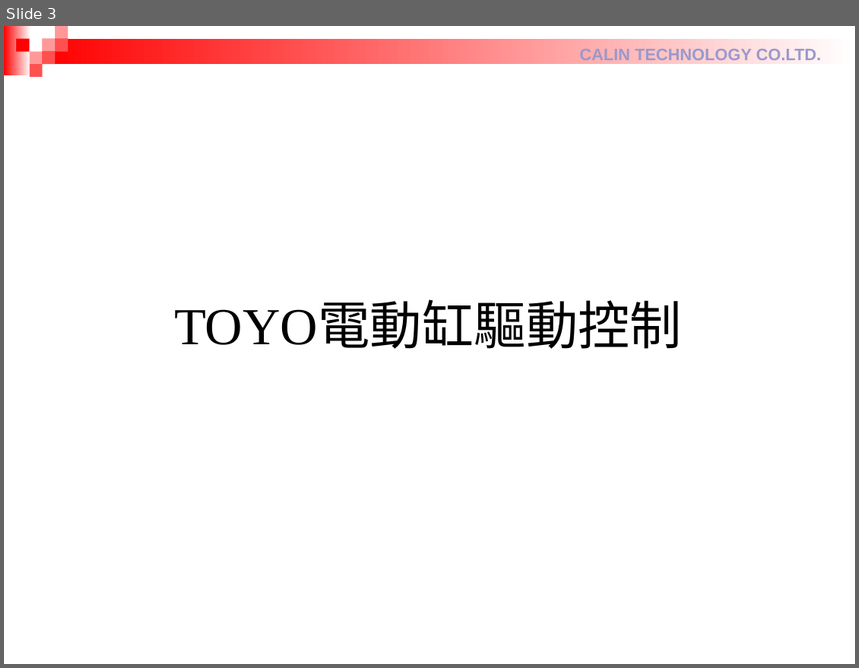
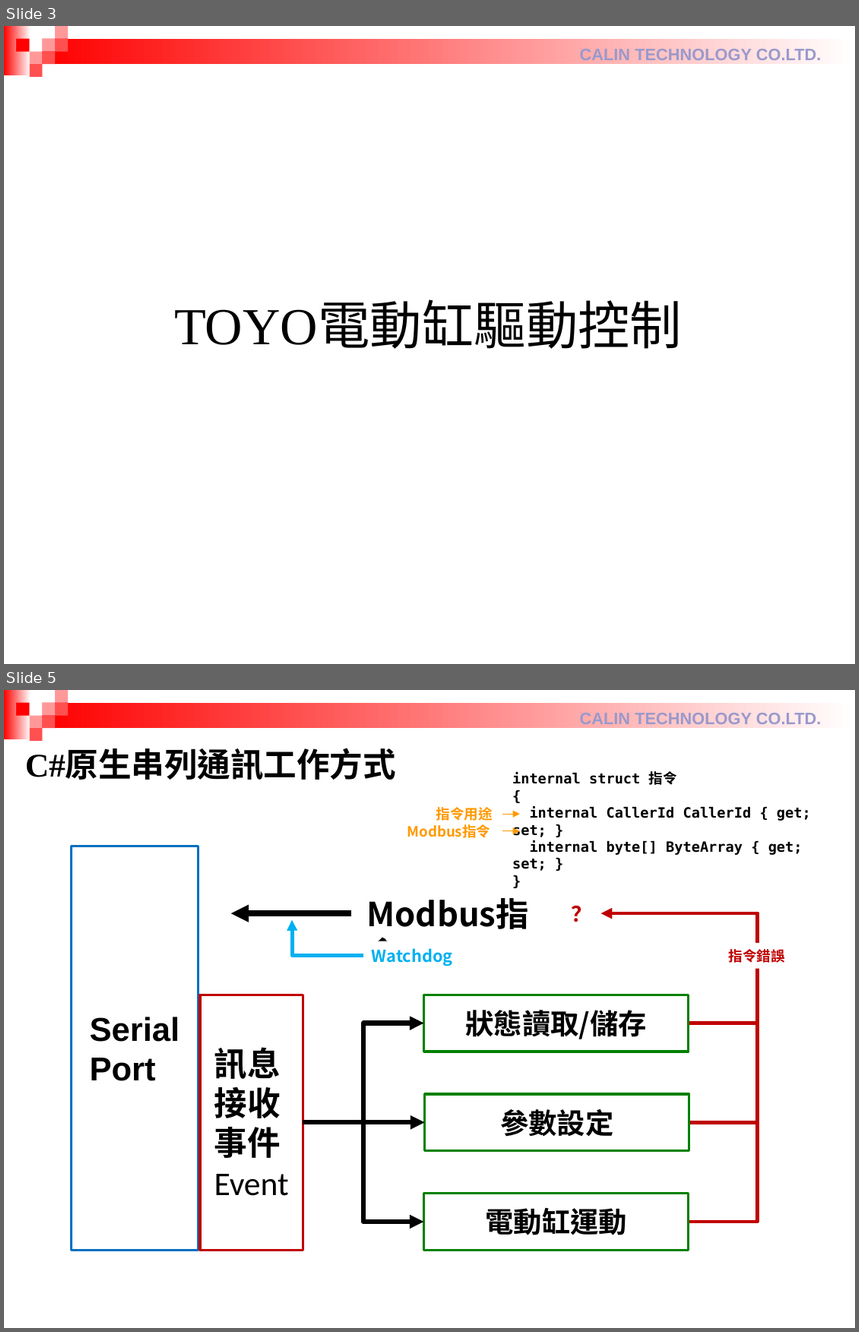
Before and after one commit to RaphWu/DataExchange, a slide deck: 設備部週報_吳仁中 20250827.pptx. Shown one above the other, each under a label of ours: slide 3 before the commit, slides 3 and 5 after it; the slides between them are not shown. The pictures are 859x668 and 859x1332 pixels, drawn with LibreOffice and Linux fonts; fonts in the diff are those of the drawing. Boxes give left, top, right and bottom in pixels: in the first picture for what was removed or moved away, otherwise in the second. Text is boxed around its words. In the diff, an @@ line names an element or a change of style, - is before the commit and + after.

```diff
--- a/設備部週報_吳仁中 20250827.pptx
+++ b/設備部週報_吳仁中 20250827.pptx
@@ slide 5 added at [4, 690, 855, 1328], background #FFFFFF; not listed: 10 template elements that a slide beside it also shows @@
@@ text added at [25, 751, 396, 780], 28 pt, text #000000, bold @@
+C#原生串列通訊工作方式
@@ rectangle added at [71, 846, 199, 1250], fill #FFFFFF, outline #0070C0 2 pt, 28 pt, text #000000, bold @@
+Serial
+Port
@@ group added at [408, 771, 811, 871]: 3 texts, 2 arrows @@
+internal struct 指令
+{
+internal CallerId CallerId { get; set; }
+internal byte[] ByteArray { get; set; }
+}
+指令用途
+Modbus指令
@@ text added at [359, 889, 557, 938], 28 pt, text #000000, bold @@
+Modbus指令
@@ arrow added from (351, 914) to (231, 914), #000000 5 pt @@
@@ group added at [563, 896, 786, 1222]: 3 elbow arrows, 2 texts @@
+指令錯誤
+？
@@ elbow arrow added from (363, 955) to (292, 920), #00B0F0 3 pt @@
@@ text added at [372, 948, 453, 967], 14 pt, text #00B0F0, bold @@
+Watchdog
@@ rectangle added at [200, 995, 303, 1250], fill #FFFFFF, outline #C00000 2 pt, 28 pt, text #000000, bold @@
+訊息
+接收
+事件
+Event
@@ rectangle added at [424, 995, 688, 1052], fill #FFFFFF, outline #008000 2 pt, 24 pt, text #000000, bold @@
+狀態讀取/儲存
@@ elbow arrow added from (303, 1122) to (424, 1024), #000000 4 pt @@
@@ rectangle added at [424, 1094, 690, 1151], fill #FFFFFF, outline #008000 2 pt, 24 pt, text #000000, bold @@
+參數設定
@@ arrow added from (303, 1122) to (424, 1122), #000000 4 pt @@
@@ elbow arrow added from (303, 1122) to (424, 1222), #000000 4 pt @@
@@ rectangle added at [424, 1194, 688, 1251], fill #FFFFFF, outline #008000 2 pt, 24 pt, text #000000, bold @@
+電動缸運動
```
Also in this commit, not shown: 10 other slides added, 3 slides removed.
